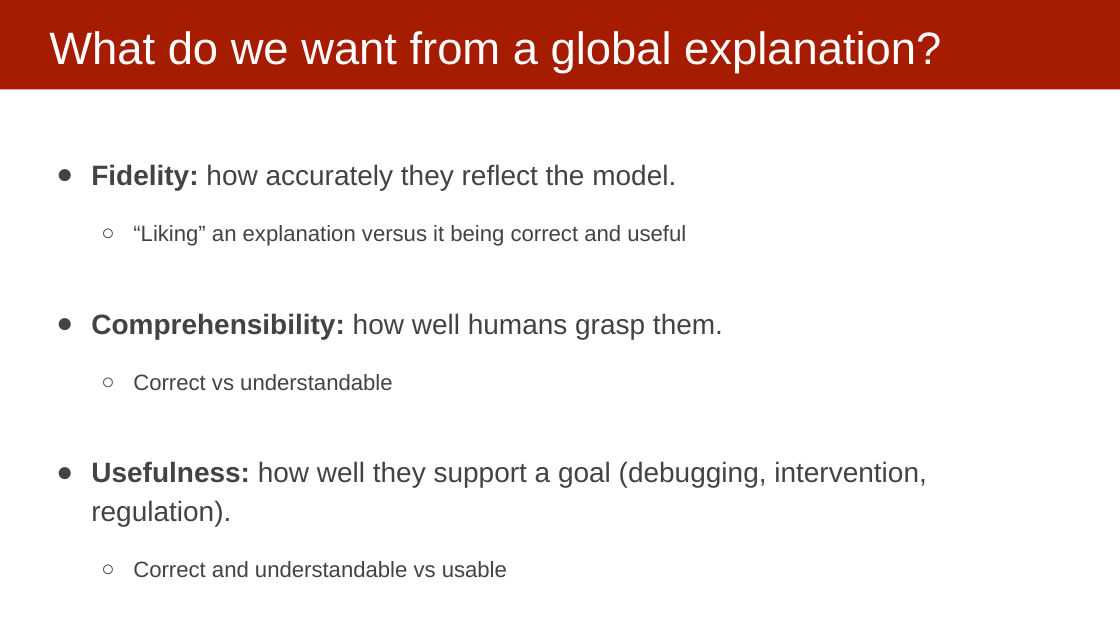
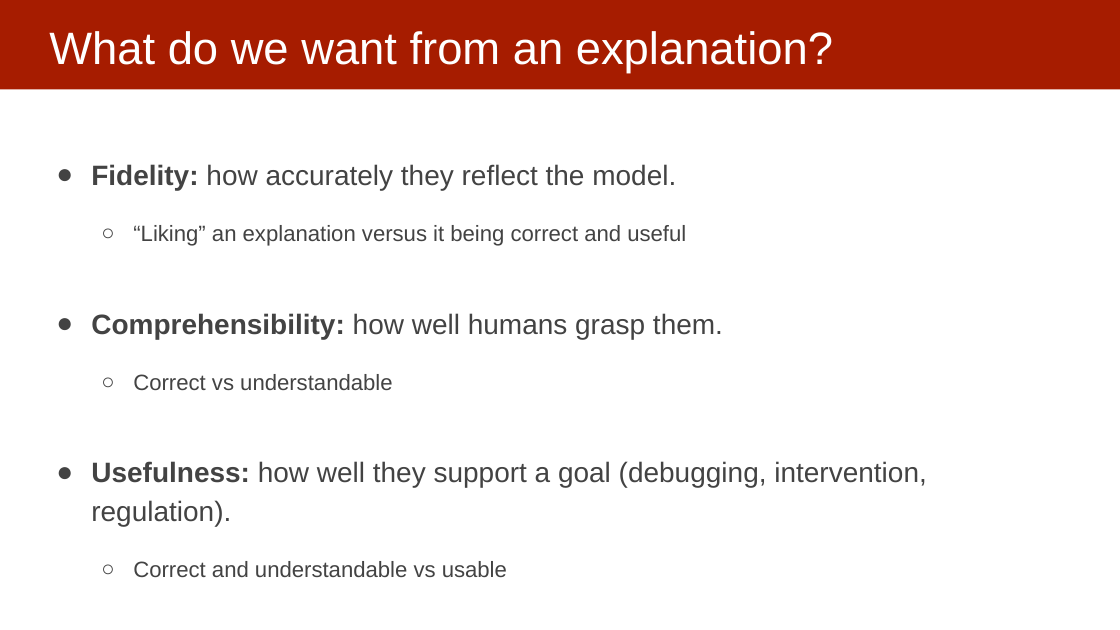
Before and after one commit to dssg/MLinPractice, a slide deck: slide 12 of Lectures/Lecture13-InterpretabilityOverview.pptx (slide 14 before the commit). Drawn at 1120x630 pixels with LibreOffice and Linux fonts; fonts in the diff are those of the drawing. Boxes give left, top, right and bottom in pixels: in the first picture for what was removed or moved away, otherwise in the second. Text is boxed around its words. In the diff, an @@ line names an element or a change of style, - is before the commit and + after.

```diff
--- a/Lectures/Lecture13-InterpretabilityOverview.pptx
+++ b/Lectures/Lecture13-InterpretabilityOverview.pptx
@@ title at [49, 31, 833, 73]: text changed @@
-What do we want from a global explanation?
+What do we want from an explanation?
```
Also in this commit, not shown: 2 other slides changed, 1 slide added, 1 slide removed, 3 other files.
